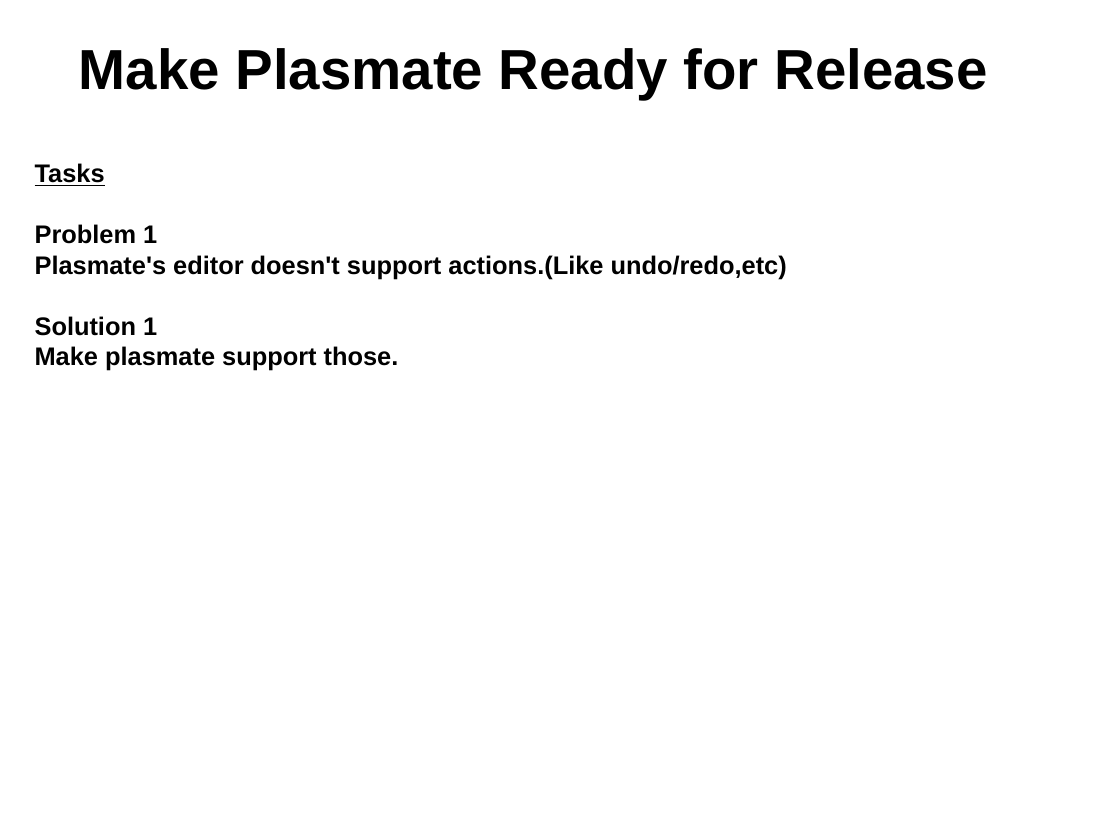
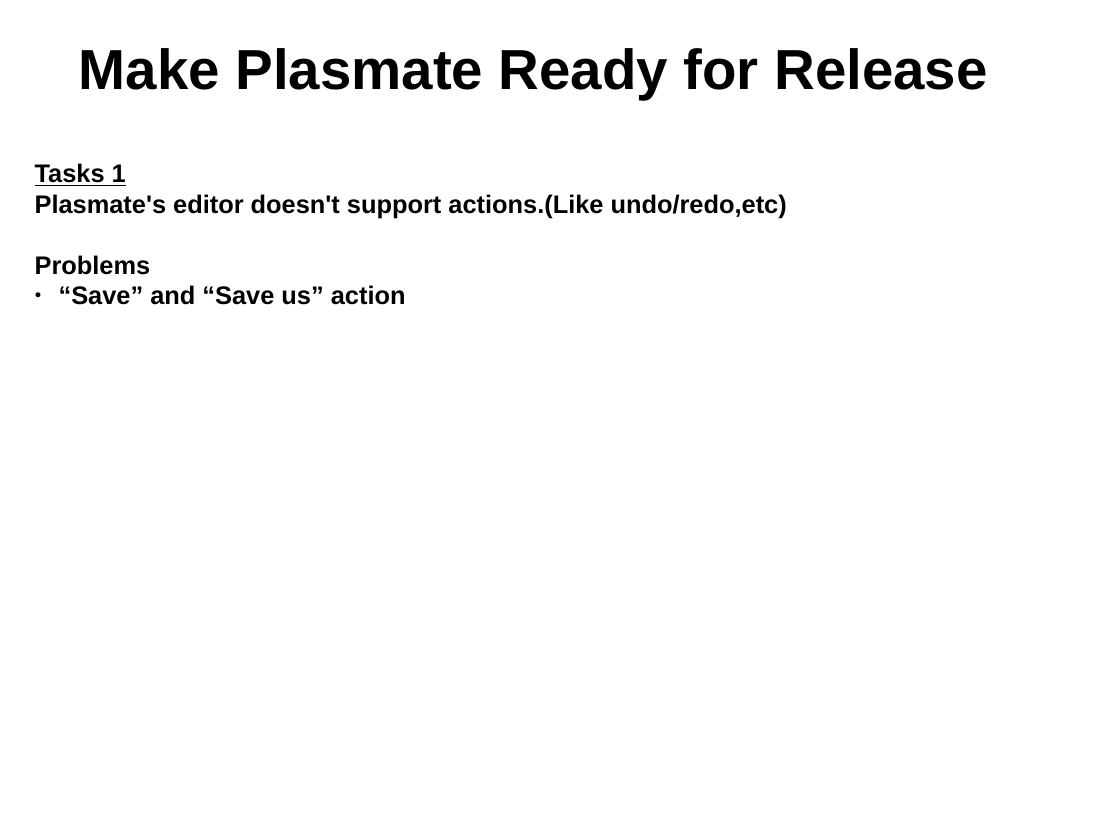
Before and after one commit to gtsiap/presenations, a slide deck: slide 8 of openSUSE gr Summer Camp 2012/plasmate.odp. Drawn at 1120x840 pixels with LibreOffice and Linux fonts; fonts in the diff are those of the drawing; background and template pictures are left out. Boxes give left, top, right and bottom in pixels: in the first picture for what was removed or moved away, otherwise in the second. Text is boxed around its words. In the diff, an @@ line names an element or a change of style, - is before the commit and + after.

Commit message:
Finish the slides regarding the gsoc project "Make Plasmate ready for release"

```diff
--- a/openSUSE gr Summer Camp 2012/plasmate.odp
+++ b/openSUSE gr Summer Camp 2012/plasmate.odp
@@ text at bbox=[35, 163, 126, 186]: text changed @@
-Tasks
-Problem 1
+Tasks 1
@@ text at bbox=[35, 255, 406, 305]: text changed @@
-Solution 1
-Make plasmate support those.
+Problems
+● “Save” and “Save us” action
```
Also in this commit, not shown: 7 other slides changed.
